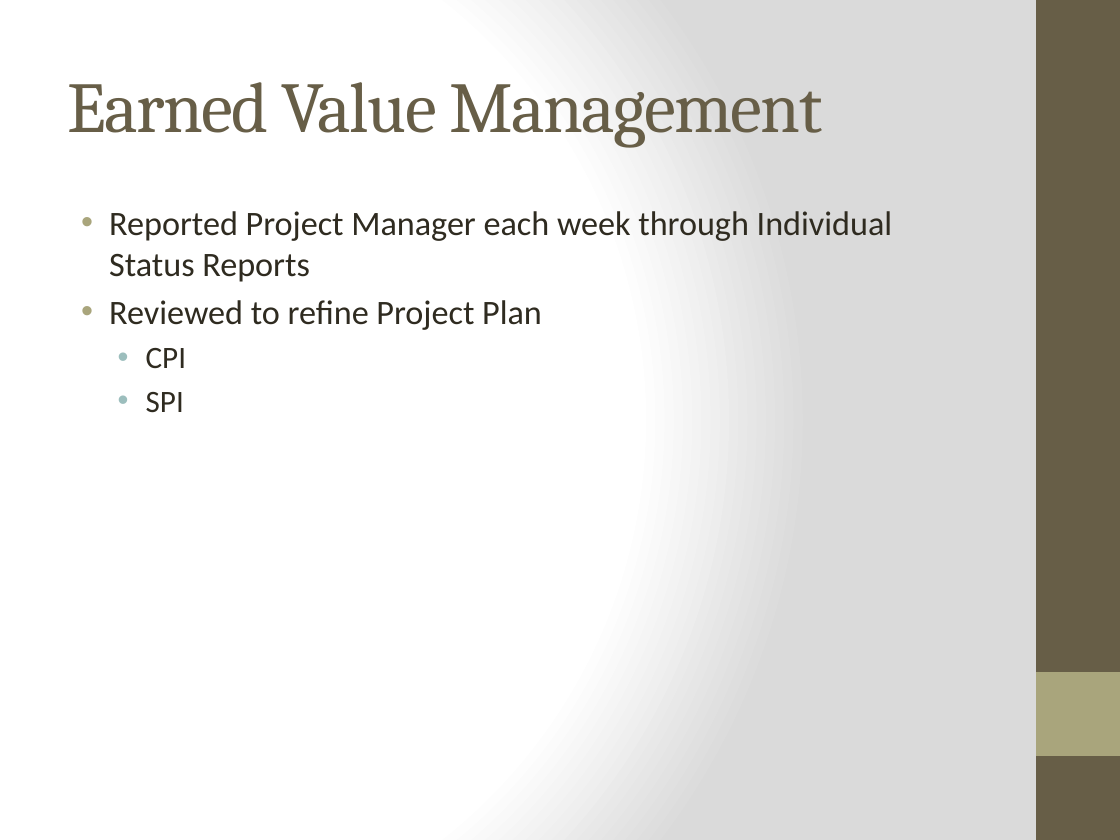
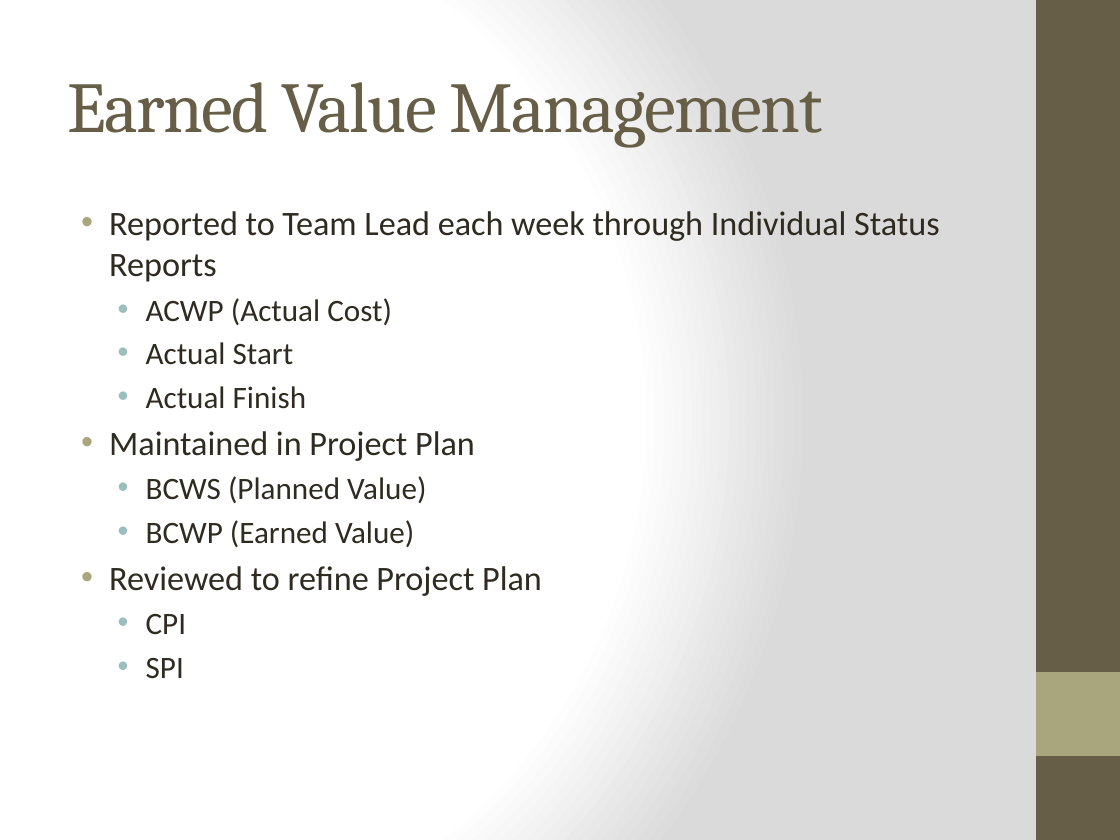
Before and after one commit to qpHalcy0n/SRDesign, a slide deck: slide 12 of Charter Presentation/Team Ink3d.pptx. Drawn at 1120x840 pixels with LibreOffice and Linux fonts; fonts in the diff are those of the drawing. Boxes give left, top, right and bottom in pixels: in the first picture for what was removed or moved away, otherwise in the second. Text is boxed around its words. In the diff, an @@ line names an element or a change of style, - is before the commit and + after.

Commit message:
Project Charter - Typo fix Charter Presentation - Added more info to my slides

```diff
--- a/Charter Presentation/Team Ink3d.pptx
+++ b/Charter Presentation/Team Ink3d.pptx
@@ text at [109,211,940,547]: text changed @@
-• Reported Project Manager each week through Individual Status Reports
+• Reported to Team Lead each week through Individual Status Reports
+  • ACWP (Actual Cost)
+  • Actual Start
+  • Actual Finish
+• Maintained in Project Plan
+  • BCWS (Planned Value)
+  • BCWP (Earned Value)
```
Also in this commit, not shown: 3 other slides changed, 1 other file.
